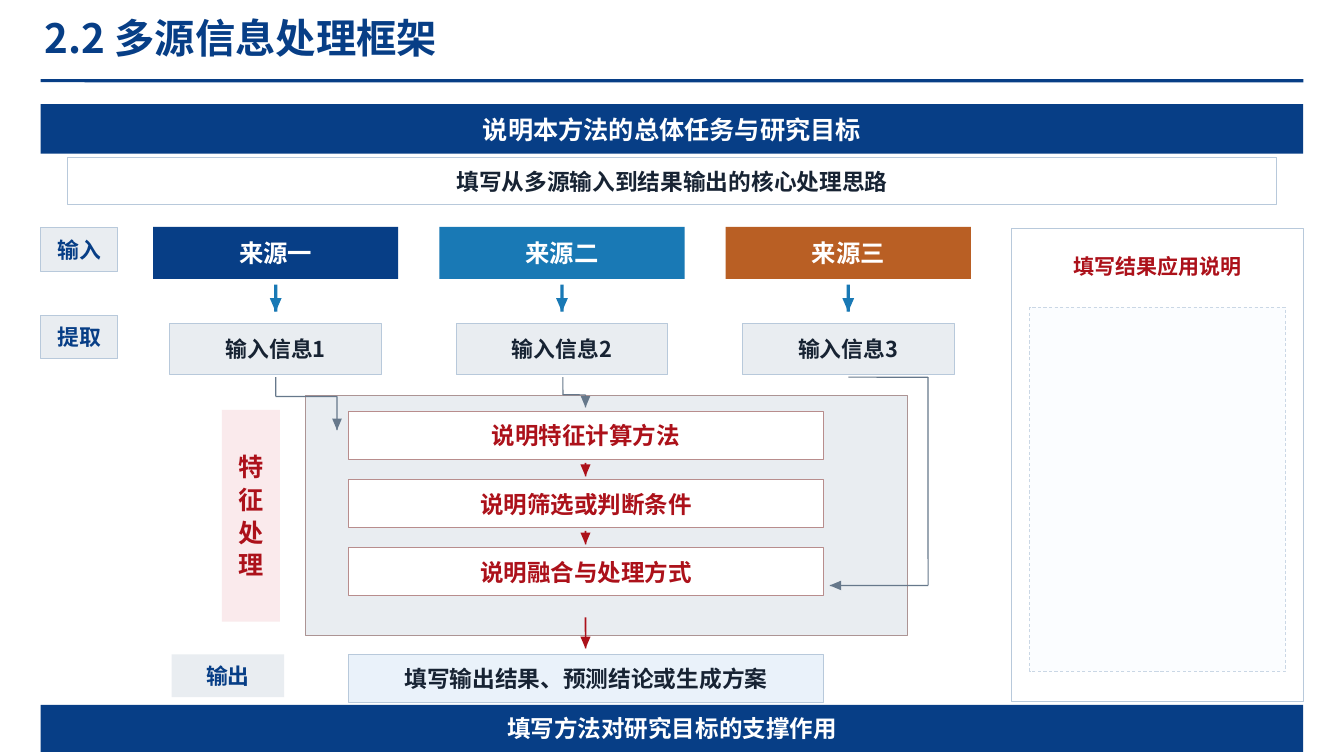
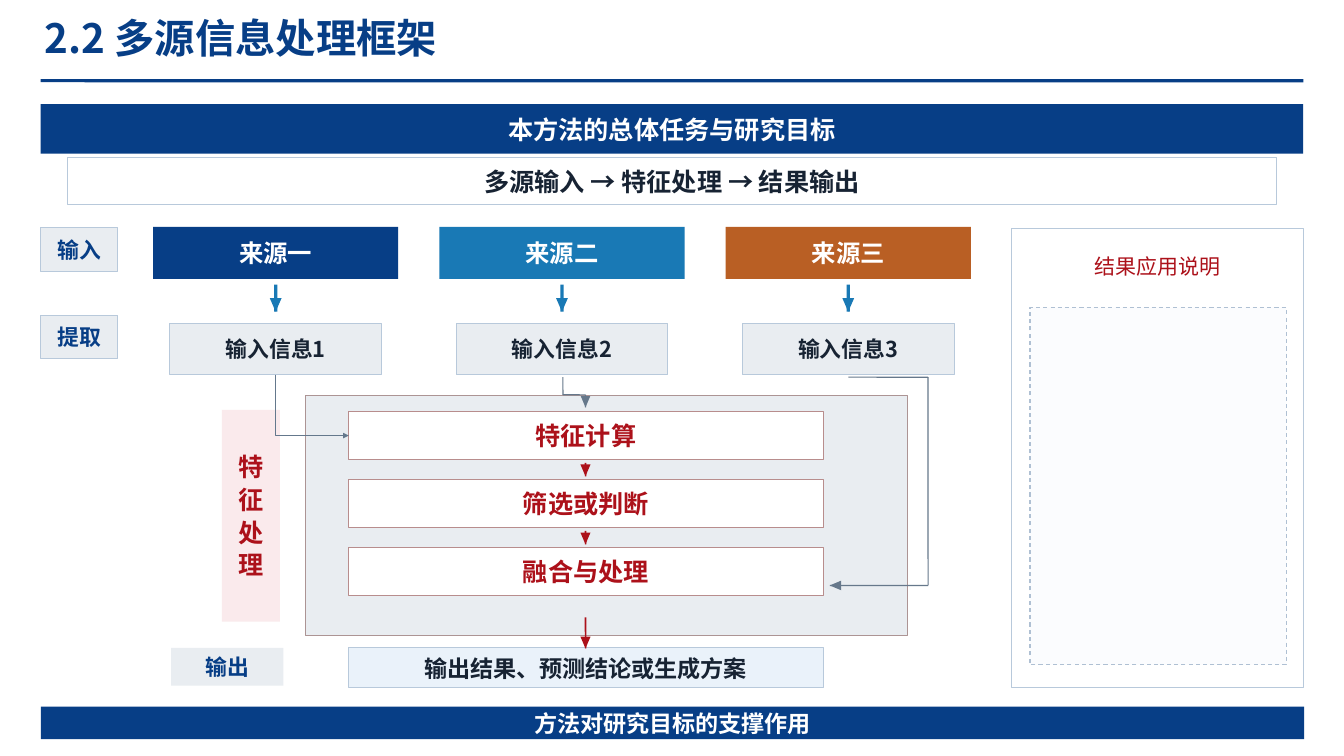
Before and after one commit to chengweihuu/research-opt-skill, a slide deck: slide 45 of assets/template-library.pptx. Drawn at 1344x756 pixels with LibreOffice and Linux fonts; fonts in the diff are those of the drawing. Boxes give left, top, right and bottom in pixels: in the first picture for what was removed or moved away, otherwise in the second. Text is boxed around its words. In the diff, an @@ line names an element or a change of style, - is before the commit and + after.

```diff
--- a/assets/template-library.pptx
+++ b/assets/template-library.pptx
@@ text in rectangle at (508,117,836,142): text changed @@
-说明本方法的总体任务与研究目标
+本方法的总体任务与研究目标
@@ text in rectangle at (484,169,860,194): text changed; size 16.2 to 18 pt @@
-填写从多源输入到结果输出的核心处理思路
+多源输入 → 特征处理 → 结果输出
@@ rectangle: place and size @@
-rectangle at (1011,229,1304,702)
+rectangle at (1011,229,1304,688)
@@ text at (1094,256,1220,276): text changed; bold off @@
-填写结果应用说明
+结果应用说明
@@ rectangle: place and size @@
-rectangle at (1029,308,1286,671)
+rectangle at (1030,308,1287,664)
@@ rectangle at (1030,308,1287,664): fill #FBFDFF to #FBFCFE; outline #CAD7E5 0.57 pt dashed to #AFC0D3 0.75 pt dashed @@
@@ line removed from (276, 377) to (276, 396) @@
@@ elbow arrow added from (276, 375) to (349, 436), #64788C 1.05 pt @@
@@ line removed from (276, 396) to (337, 396) @@
@@ freeform shape removed at (333,418,343,430) @@
@@ line removed from (337, 396) to (337, 431) @@
@@ text in rectangle at (536,423,637,448): text changed; size 16.8 to 18 pt @@
-说明特征计算方法
+特征计算
@@ text in rectangle at (523,491,649,516): text changed; size 16.8 to 18 pt @@
-说明筛选或判断条件
+筛选或判断
@@ text in rectangle at (523,559,649,584): text changed; size 16.8 to 18 pt @@
-说明融合与处理方式
+融合与处理
@@ rectangle "输出": place and size @@
-rectangle "输出" at (171,654,284,697)
+rectangle "输出" at (171,648,283,687)
@@ rectangle "输出结果、预测结论或生成方案": place and size @@
-rectangle "输出结果、预测结论或生成方案" at (349,654,824,702)
+rectangle "输出结果、预测结论或生成方案" at (349,648,824,689)
@@ text in rectangle at (425,657,747,679): text changed; size 16.2 to 16.5 pt @@
-填写输出结果、预测结论或生成方案
+输出结果、预测结论或生成方案
@@ rectangle "方法对研究目标的支撑作用": place and size @@
-rectangle "方法对研究目标的支撑作用" at (40,705,1304,752)
+rectangle "方法对研究目标的支撑作用" at (41,707,1305,739)
@@ text in rectangle at (534,712,810,734): text changed; size 16.8 to 16.5 pt @@
-填写方法对研究目标的支撑作用
+方法对研究目标的支撑作用
```
Also in this commit, not shown: 37 other slides changed, 1 other file.
